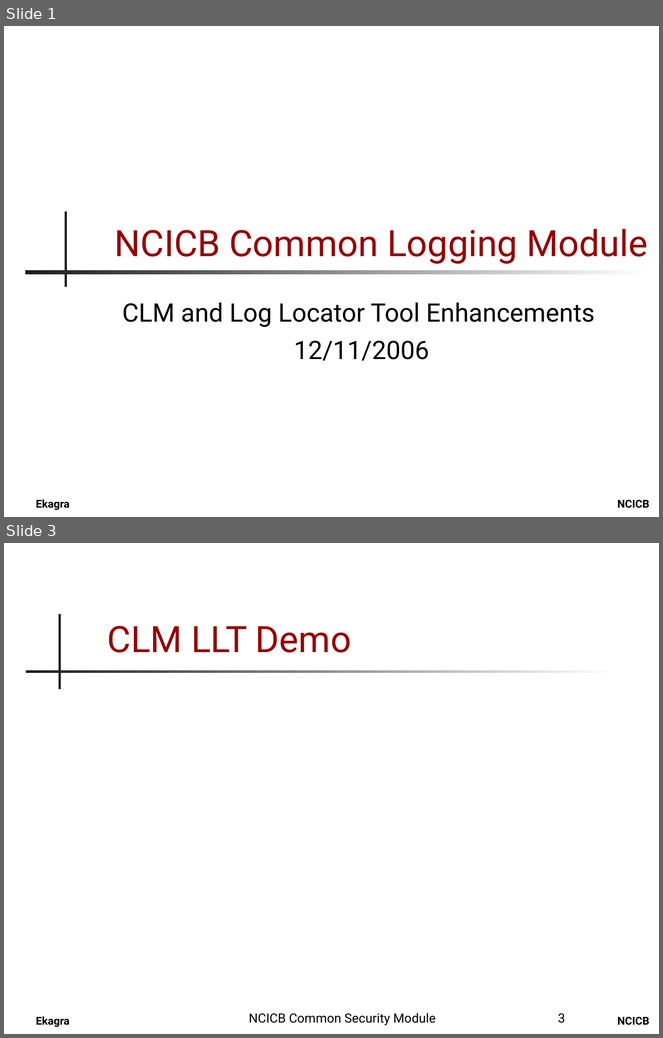
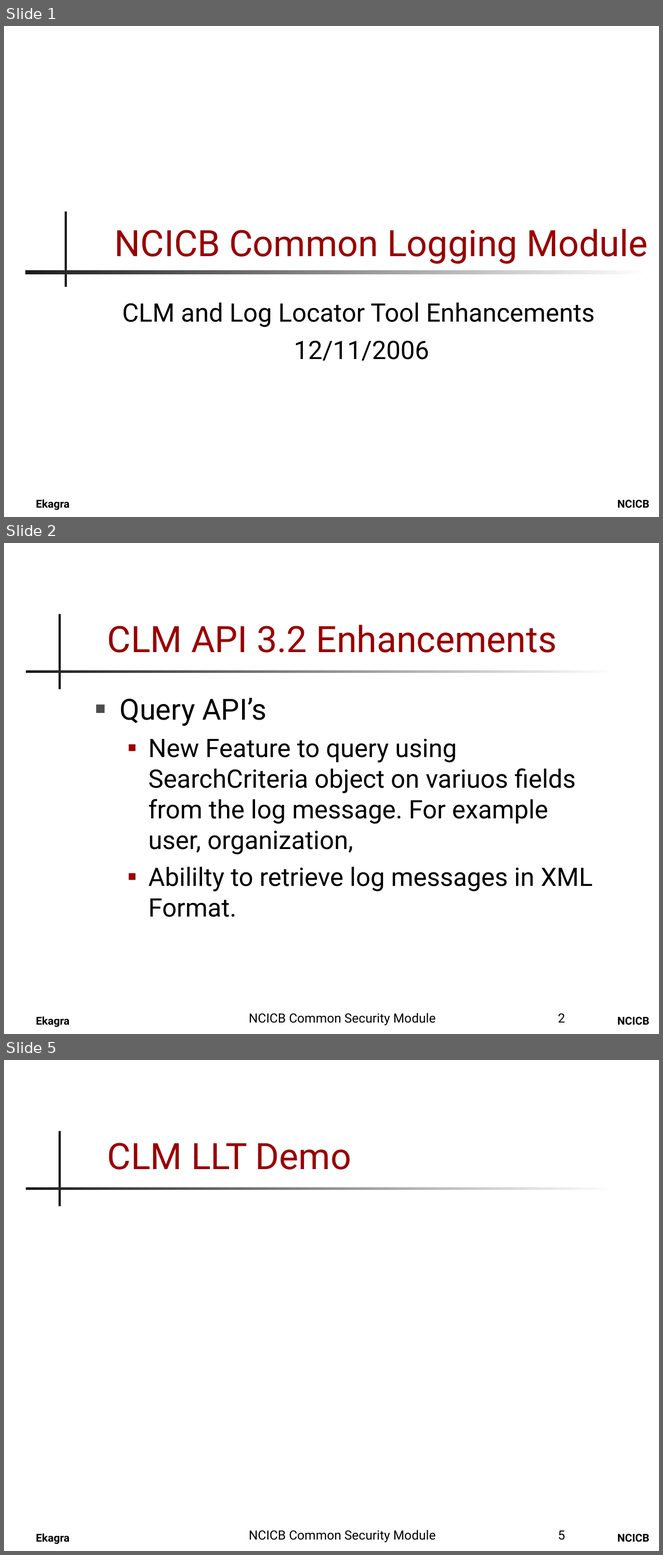
Before and after one commit to CBIIT/common-security-module-docs, a slide deck: Presentations/CLM_LLT_32_Presentation.ppt. Shown one above the other, each under a label of ours: slides 1 and 3 before the commit, slides 1, 2 and 5 after it; the slides between them are not shown. The pictures are 663x1038 and 663x1555 pixels, drawn with LibreOffice and Linux fonts; fonts in the diff are those of the drawing; background and template pictures are left out. Boxes give left, top, right and bottom in pixels: in the first picture for what was removed or moved away, otherwise in the second. Text is boxed around its words. In the diff, an @@ line names an element or a change of style, - is before the commit and + after.

Commit message:
*** empty log message ***
SVN-Revision: 2194

```diff
--- a/Presentations/CLM_LLT_32_Presentation.ppt
+++ b/Presentations/CLM_LLT_32_Presentation.ppt
@@ slide 2 added at (4, 543, 659, 1034), background #FFFFFF; not listed: 4 template elements that a slide beside it also shows @@
@@ title added at (107, 625, 557, 653), 40 pt, text #990000 @@
+CLM API 3.2 Enhancements
@@ text added at (120, 698, 593, 917), 28 pt, text #000000 @@
+■ Query API’s
+  ■ New Feature to query using SearchCriteria object on variuos fields from the log message. For example user, organization,
+  ■ Abililty to retrieve log messages in XML Format.
@@ text added at (249, 1013, 436, 1026), 14 pt, text #000000 @@
+NCICB Common Security Module
@@ page number added at (558, 1014, 566, 1023), 14 pt, text #000000 @@
+2
@@ what was slide 3 is now slide 5 @@
@@ page number at (558, 1531, 566, 1540): text changed @@
-3
+5
```
Also in this commit, not shown: 1 slide changed, 1 other slide added.
